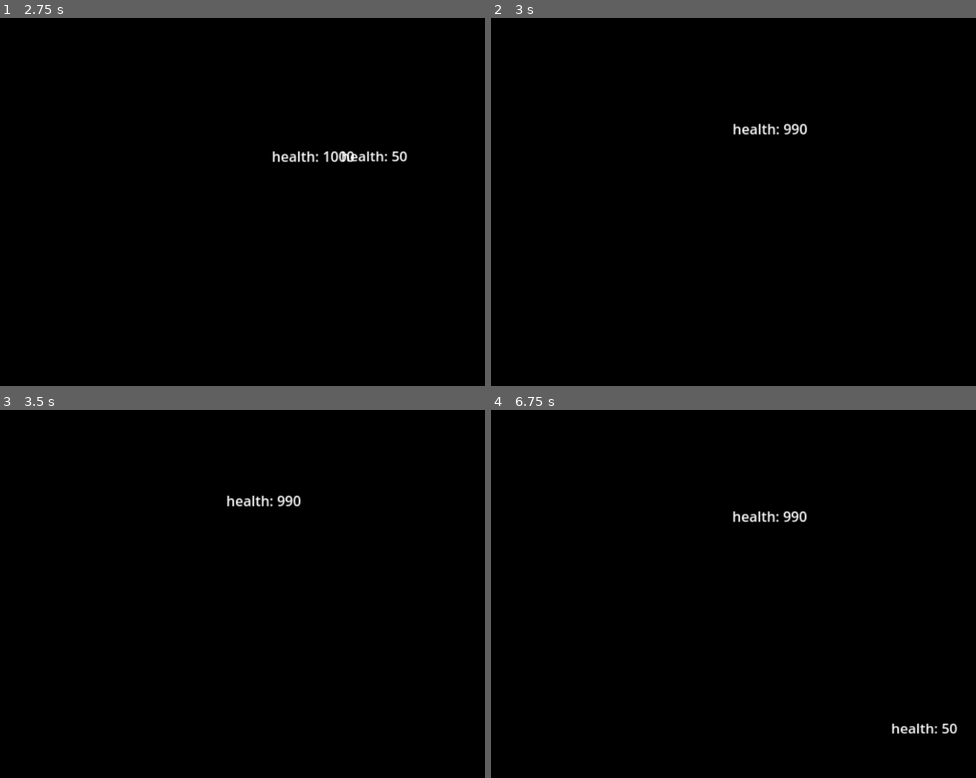
Above: before the commit, frames 1-4 (two rows, left to right).
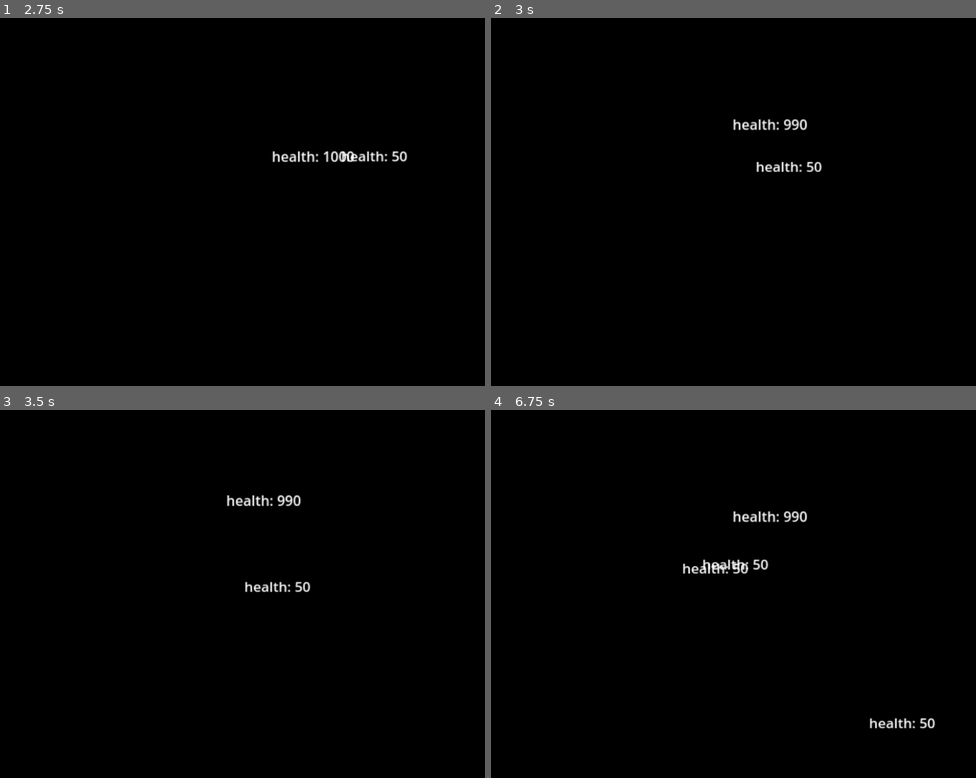
Above: after the commit, the same moments.

Repository: xxxxx-community/TheAihopGG-godot-wild-jam-80
Game: Godot game, scene res://scenes/objects/world/world.tscn
Two runs of this game, one before a commit and one after it. Both use one fixed random seed, a clock stepped at 60 frames per second and the inputs below.
Inputs (mouse positions are in pixels of both pictures, inside the frame that each line leads up to):
- Up to frame 1 (2.75 s): tap Enter at 0.5 s; move the mouse to (349, 190) at 0.52 s; hold D (move_right) 0.53-1.28 s; tap 1 (select_weapon_1) at 0.6 s; tap Space at 1.25 s; move the mouse to (145, 238) at 1.27 s; hold Down (move_down) 1.28-2.03 s; tap 2 (select_weapon_2) at 1.35 s; move the mouse to (291, 110) at 2.02 s; hold D (move_right) from 2.03 s (still down); tap 3 (select_weapon_3) at 2.1 s
- Up to frame 2 (3 s): move the mouse to (709, 312) at 2.77 s; release D (move_right) at 2.78 s; hold Up (move_up) from 2.78 s (still down); click (709, 312) at 2.85 s
- Up to frame 3 (3.5 s): keep holding Up (move_up)
- Up to frame 4 (6.75 s): move the mouse to (879, 678) at 3.52 s; release Up (move_up) at 3.53 s; hold A (move_left) 3.53-5.03 s; tap 1 (select_weapon_1) at 3.6, 6.6 s; move the mouse to (588, 535) at 4.27 s; tap 2 (select_weapon_2) at 4.35 s; move the mouse to (757, 608) at 5.02 s; hold Down (move_down) 5.03-5.78 s; tap 3 (select_weapon_3) at 5.1 s; move the mouse to (660, 487) at 5.77 s; hold D (move_right) 5.78-6.53 s; click (660, 487) at 5.85 s; move the mouse to (840, 582) at 6.52 s; hold Up (move_up) from 6.53 s (still down)

Frame 1 is identical in both runs. In frame 2, 0.6% of the frame differs, in the area x 49-69%, y 27-42%; in frame 3, 0.4%; in frame 4, 1.0%, in the area x 39-97%, y 27-88%.

Commit message:
feat: laser

Diff:
--- a/scenes/characters/player/player.tscn
+++ b/scenes/characters/player/player.tscn
@@ -1,10 +1,9 @@
-[gd_scene load_steps=7 format=3 uid="uid://dy3tbnu1cbd80"]
+[gd_scene load_steps=6 format=3 uid="uid://dy3tbnu1cbd80"]
 
 [ext_resource type="PackedScene" uid="uid://eef514p0jwil" path="res://scenes/characters/character/character.tscn" id="1_7uws0"]
 [ext_resource type="Script" uid="uid://c1fopkrigjctb" path="res://scenes/characters/player/player.gd" id="2_t61fv"]
 [ext_resource type="PackedScene" uid="uid://c2iuod4ue6usr" path="res://scenes/objects/weapons/player_weapon/player_weapon.tscn" id="3_686vu"]
-[ext_resource type="PackedScene" uid="uid://dfpmbkksexyf7" path="res://scenes/objects/weapons/laser_weapon/laser_weapon.tscn" id="4_hss88"]
-[ext_resource type="PackedScene" uid="uid://bwhhyf1kj0p2b" path="res://scenes/objects/bullets/laser_bullet/laser_bullet.tscn" id="5_qd3e3"]
+[ext_resource type="PackedScene" uid="uid://cmvuntphmjf4f" path="res://scenes/objects/bullets/laser_bullet/laser_bullet.tscn" id="5_qd3e3"]
 
 [sub_resource type="CircleShape2D" id="CircleShape2D_686vu"]
 
@@ -53,7 +52,6 @@
 [node name="PlayerWeapon" parent="Weapons" index="0" node_paths=PackedStringArray("parent") instance=ExtResource("3_686vu")]
 parent = NodePath("../..")
 
-[node name="LaserWeapon" parent="Weapons" index="1" node_paths=PackedStringArray("parent") instance=ExtResource("4_hss88")]
+[node name="LaserWeapon" parent="Weapons" index="1" node_paths=PackedStringArray("parent") instance=ExtResource("3_686vu")]
 bullet = ExtResource("5_qd3e3")
-duration = 1.0
 parent = NodePath("../..")
--- a/scenes/objects/bullets/laser_bullet/laser_bullet.gd
+++ /dev/null
@@ -1,11 +0,0 @@
-extends Bullet
-
-func _ready():
-	super._ready()
-	parent.movement_is_enabled = false
-
-func _on_lifetime_expired() -> void:
-	parent.movement_is_enabled = true
-
-func _on_hit(_character: Character) -> void:
-	parent.movement_is_enabled = true
--- a/scenes/objects/bullets/laser_bullet/laser_bullet.tscn
+++ b/scenes/objects/bullets/laser_bullet/laser_bullet.tscn
@@ -1,21 +1,17 @@
-[gd_scene load_steps=4 format=3 uid="uid://bwhhyf1kj0p2b"]
+[gd_scene load_steps=3 format=3 uid="uid://cmvuntphmjf4f"]
 
 [ext_resource type="PackedScene" uid="uid://cxecsqpalmkf4" path="res://scenes/objects/bullets/bullet/bullet.tscn" id="1_17wxl"]
-[ext_resource type="Script" uid="uid://bn321mjyexsjt" path="res://scenes/objects/bullets/laser_bullet/laser_bullet.gd" id="2_wsrww"]
 
-[sub_resource type="RectangleShape2D" id="RectangleShape2D_wsrww"]
-size = Vector2(665, 49)
+[sub_resource type="RectangleShape2D" id="RectangleShape2D_17wxl"]
+size = Vector2(129, 3)
 
 [node name="LaserBullet" instance=ExtResource("1_17wxl")]
-script = ExtResource("2_wsrww")
-speed = 0.0
-damage = 100
-lifetime = 0.6
+speed = 1000.0
+damage = 8
+lifetime = 2.0
 delete_after_hit = false
 
 [node name="CollisionShape2D" parent="AttackArea" index="0"]
-position = Vector2(317, 1)
-shape = SubResource("RectangleShape2D_wsrww")
-
-[connection signal="hit" from="." to="." method="_on_hit"]
-[connection signal="lifetime_expired" from="." to="." method="_on_lifetime_expired"]
+position = Vector2(63, 0)
+shape = SubResource("RectangleShape2D_17wxl")
+debug_color = Color(1.58831e-06, 0.62764, 0.499969, 0.42)
--- a/scenes/objects/weapons/laser_weapon/laser_weapon.tscn
+++ /dev/null
@@ -1,12 +0,0 @@
-[gd_scene load_steps=3 format=3 uid="uid://dfpmbkksexyf7"]
-
-[ext_resource type="PackedScene" uid="uid://cmf2avpjyp04f" path="res://scenes/objects/weapons/weapon/weapon.tscn" id="1_qx014"]
-
-[sub_resource type="GDScript" id="GDScript_qx014"]
-script/source = "extends Weapon
-"
-
-[node name="LaserWeapon" instance=ExtResource("1_qx014")]
-script = SubResource("GDScript_qx014")
-bullet = null
-duration = 5.0
Not shown, removed: scenes/objects/bullets/laser_bullet/laser_bullet.gd.uid
